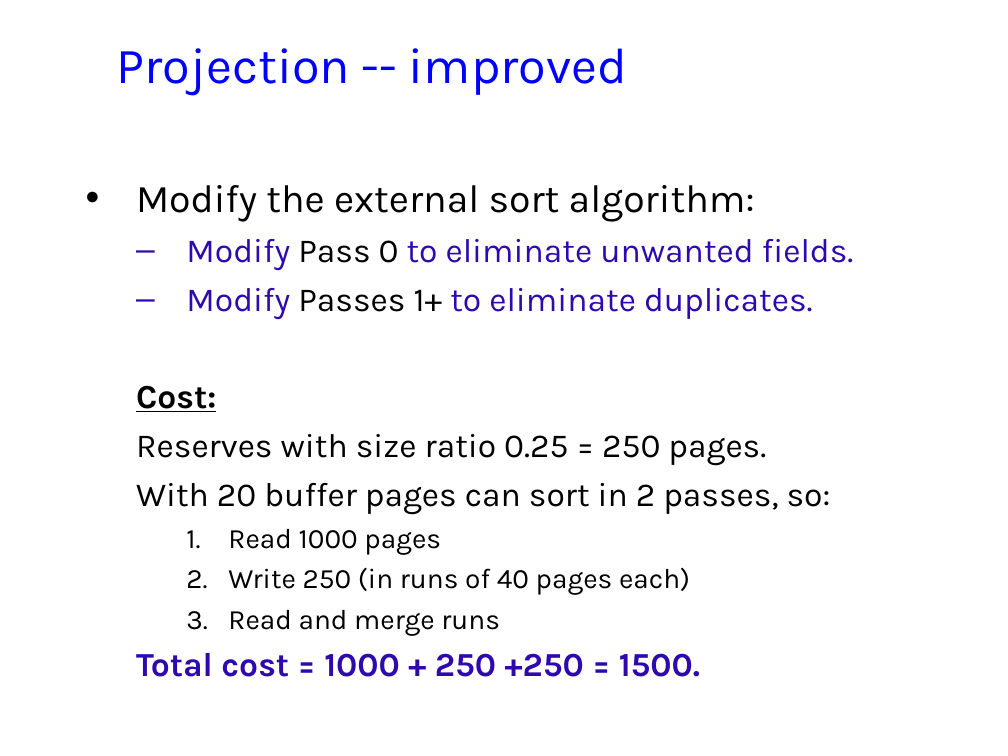
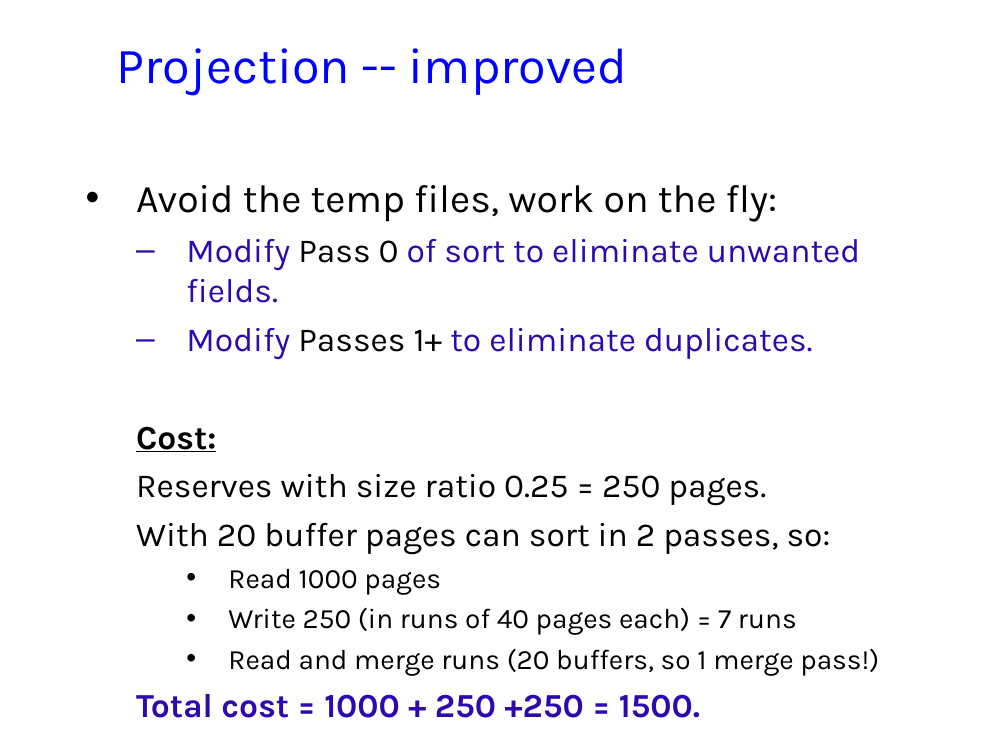
Before and after one commit to jhellerstein/cs186-09, a slide deck: slide 18 of lecs/09-QP1.ppt. Drawn at 1008x756 pixels with LibreOffice and Linux fonts; fonts in the diff are those of the drawing; background and template pictures are left out. Boxes give left, top, right and bottom in pixels: in the first picture for what was removed or moved away, otherwise in the second. Text is boxed around its words. In the diff, an @@ line names an element or a change of style, - is before the commit and + after.

```diff
--- a/lecs/09-QP1.ppt
+++ b/lecs/09-QP1.ppt
@@ text at [136,185,860,303]: text changed; text colour #000000 to #2E09AE @@
-• Modify the external sort algorithm:
-  – Modify Pass 0 to eliminate unwanted fields.
+• Avoid the temp files, work on the fly:
+  – Modify Pass 0 of sort to eliminate unwanted fields.
@@ text at [228,569,441,595]: bullet 1. to • @@
@@ text at [228,607,879,676]: text changed @@
-    2. Write 250 (in runs of 40 pages each)
-    3. Read and merge runs
+    • Write 250 (in runs of 40 pages each) = 7 runs
+    • Read and merge runs (20 buffers, so 1 merge pass!)
```
Also in this commit, not shown: 2 other slides changed, 1 slide added, 1 other file.
